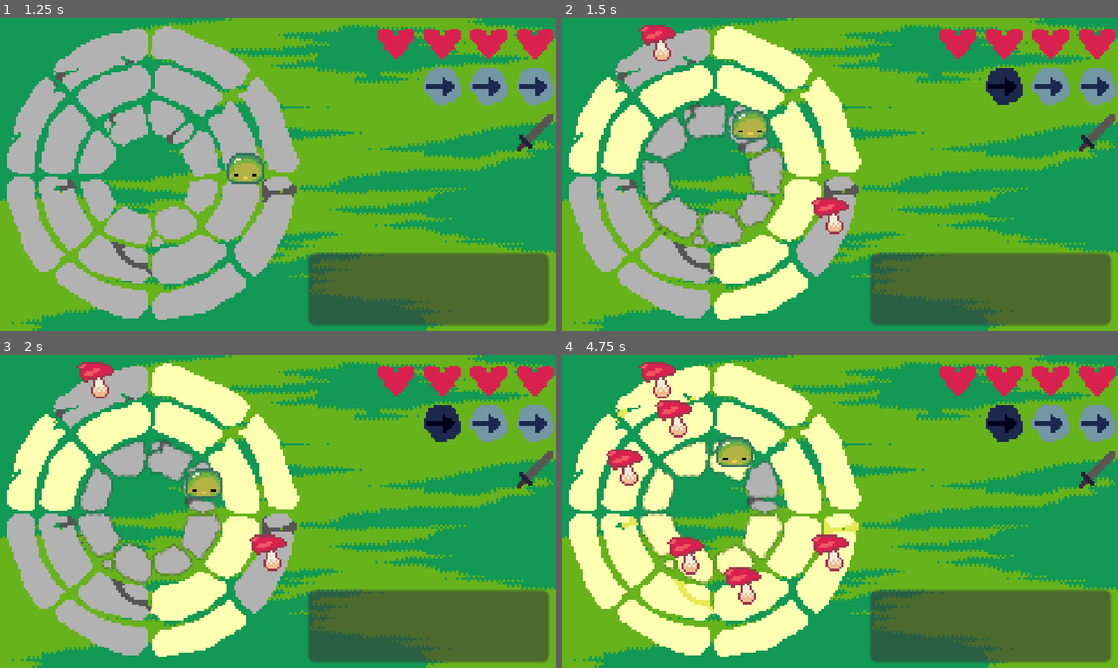
Above: before the commit, frames 1-4 (two rows, left to right).
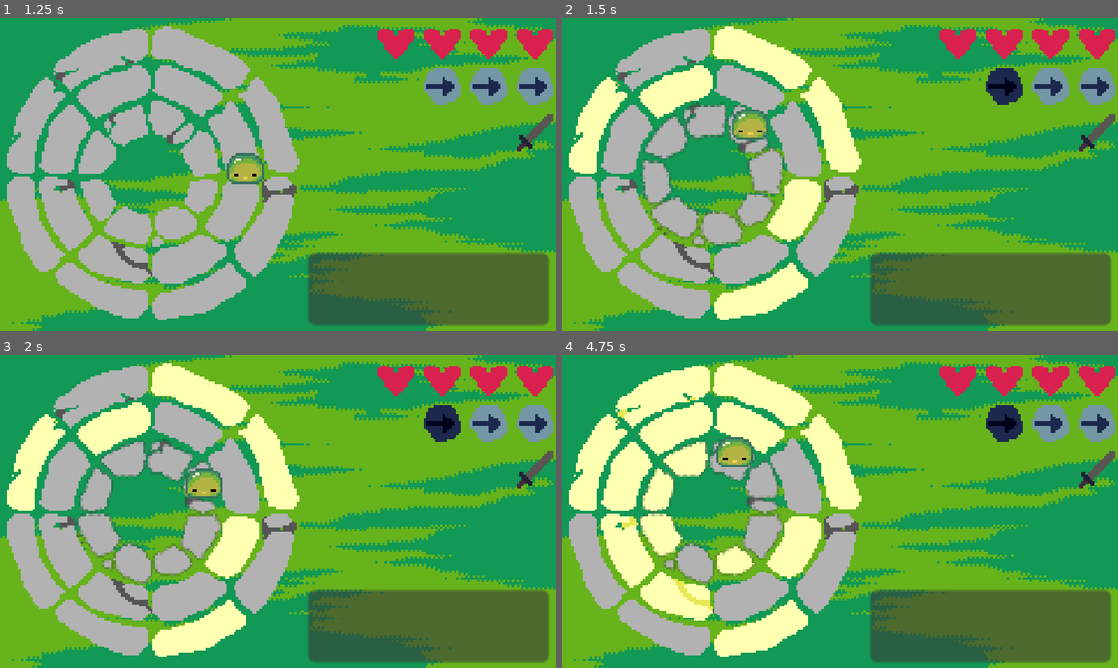
Above: after the commit, the same moments.

Repository: theophylaktos/sanocho-ygda-jam-2026
Game: Godot game, scene res://main/main.tscn
The game is run twice, just before and just after one commit, with the same random seed, the same clock (stepped at 60 frames per second) and the same inputs.
Inputs (mouse positions are in pixels of both pictures, inside the frame that each line leads up to):
- Up to frame 1 (1.25 s): click (428, 287) at 0.5 s
- Up to frame 2 (1.5 s): tap Enter (start) at 1.25 s; hold D (ring_right) from 1.28 s (still down); tap Space (location) at 1.35 s
- Up to frame 3 (2 s): keep holding D (ring_right)
- Up to frame 4 (4.75 s): release D (ring_right) at 2.03 s; hold S (move_down) 2.03-2.78 s; tap Enter (start) at 2.1, 3.5, 4.35 s; hold D (ring_right) 2.78-3.53 s; tap R (toggle) at 2.85 s; hold W (move_up) 3.53-4.28 s; tap Space (location) at 3.6 s; hold Q (ring_left) from 4.28 s (still down)

Frame 1 is identical in both runs. In frame 2, 6.0% of the frame differs, in the area x 7-52%, y 2-85%; in frame 3, 6.0%; in frame 4, 11%, in the area x 1-54%, y 2-96%.
Error in both runs: Invalid assignment of property or key 'texture' with value of type 'CompressedTexture2D' on a base object of type 'null instance'. (res://main/ui.gd:35)

Commit message:
level design is my passion

Diff:
--- a/globals/round_manager/round_manager.tscn
+++ b/globals/round_manager/round_manager.tscn
@@ -2,9 +2,23 @@
 
 [ext_resource type="Script" uid="uid://bt4bge2fcrp6o" path="res://globals/round_manager/round_manager.gd" id="1_7qxc4"]
 [ext_resource type="PackedScene" uid="uid://dktx6iodn45ko" path="res://enemies/mushroom/mushroom.tscn" id="2_1hms0"]
+[ext_resource type="PackedScene" uid="uid://b7mh580xxik10" path="res://enemies/golem/golem.tscn" id="2_jr4ve"]
+[ext_resource type="PackedScene" uid="uid://2d6hvyas8v7c" path="res://enemies/goblin/goblin.tscn" id="3_ath2p"]
+[ext_resource type="PackedScene" uid="uid://57ce4qqyp5pq" path="res://enemies/snake/snake.tscn" id="4_f3jt3"]
+[ext_resource type="PackedScene" uid="uid://by52rlb2ob5qc" path="res://enemies/ghost/ghost.tscn" id="5_6kvut"]
 
 [node name="RoundManager" type="Node" unique_id=330263800]
 script = ExtResource("1_7qxc4")
 rounds = Dictionary[int, Array]({
-0: [ExtResource("2_1hms0"), ExtResource("2_1hms0")]
+0: [ExtResource("2_jr4ve"), ExtResource("2_jr4ve")],
+1: [ExtResource("2_jr4ve"), ExtResource("2_jr4ve"), ExtResource("3_ath2p")],
+2: [ExtResource("3_ath2p"), ExtResource("3_ath2p"), ExtResource("2_jr4ve"), ExtResource("2_jr4ve")],
+3: [ExtResource("2_jr4ve"), ExtResource("2_jr4ve"), ExtResource("3_ath2p"), ExtResource("4_f3jt3")],
+4: [ExtResource("2_jr4ve"), ExtResource("2_jr4ve"), ExtResource("4_f3jt3"), ExtResource("4_f3jt3")],
+5: [ExtResource("2_jr4ve"), ExtResource("5_6kvut"), ExtResource("2_1hms0")],
+6: [ExtResource("2_1hms0"), ExtResource("2_1hms0"), ExtResource("4_f3jt3")],
+7: [ExtResource("2_jr4ve"), ExtResource("2_jr4ve"), ExtResource("2_jr4ve"), ExtResource("2_jr4ve"), ExtResource("2_jr4ve")],
+8: [ExtResource("5_6kvut"), ExtResource("5_6kvut"), ExtResource("5_6kvut")],
+9: [ExtResource("2_jr4ve"), ExtResource("2_jr4ve"), ExtResource("2_jr4ve"), ExtResource("3_ath2p"), ExtResource("3_ath2p"), ExtResource("4_f3jt3")],
+10: [ExtResource("5_6kvut"), ExtResource("5_6kvut"), ExtResource("2_1hms0"), ExtResource("2_1hms0"), ExtResource("4_f3jt3")]
 })
